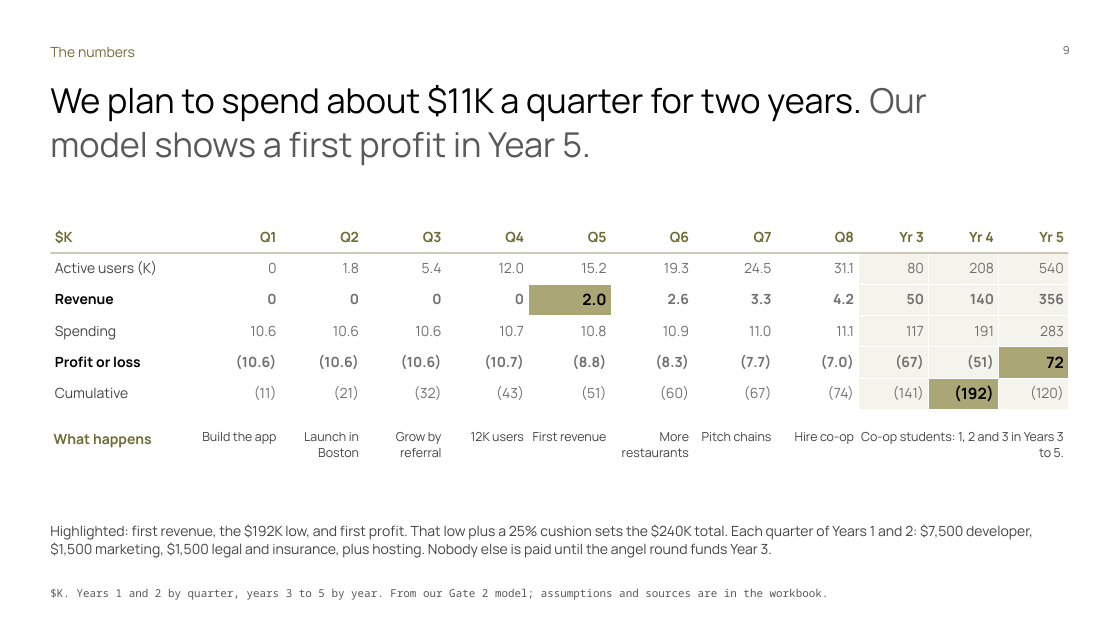
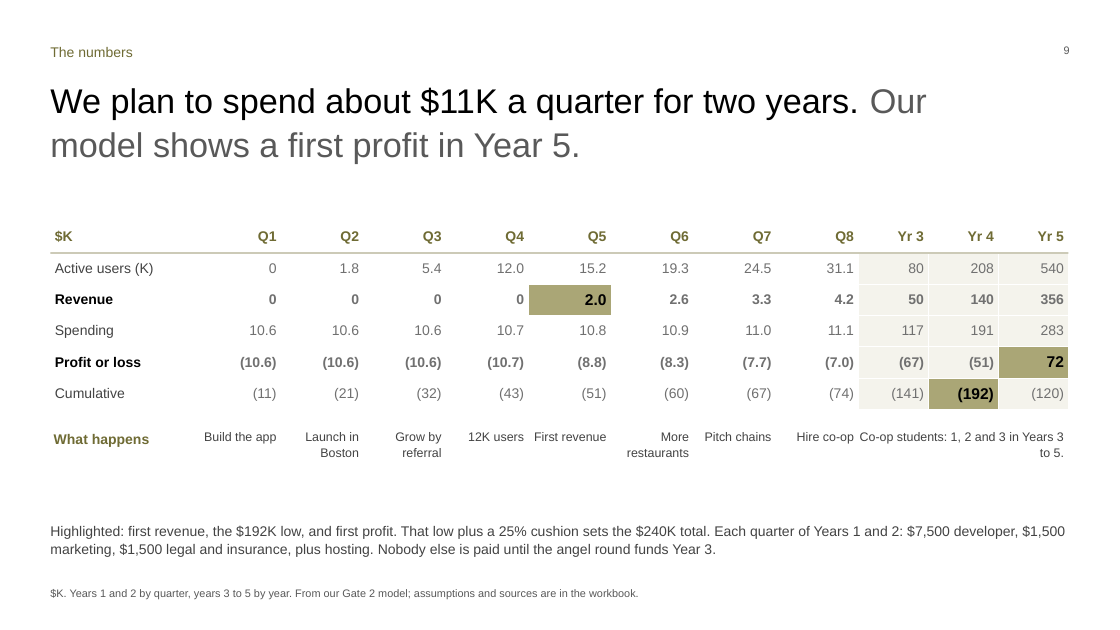
Before and after one commit to Dinguusto/Alex-s-workout-app, a slide deck: slide 9 of ENTR_4501_Gate_2_deck_readable.pptx. Drawn at 1120x630 pixels with LibreOffice and Linux fonts; fonts in the diff are those of the drawing. Boxes give left, top, right and bottom in pixels: in the first picture for what was removed or moved away, otherwise in the second. Text is boxed around its words. In the diff, an @@ line names an element or a change of style, - is before the commit and + after.

```diff
--- a/ENTR_4501_Gate_2_deck_readable.pptx
+++ b/ENTR_4501_Gate_2_deck_readable.pptx
@@ table at bbox=[50, 221, 1067, 406] @@
@@ font Manrope to Arial @@
@@ font Manrope to Arial in 14 elements at bbox=[50, 47, 132, 57], bbox=[1064, 46, 1070, 54], bbox=[50, 87, 927, 163], bbox=[54, 434, 150, 447], bbox=[204, 432, 277, 444], bbox=[305, 432, 359, 457], bbox=[395, 432, 441, 457], bbox=[468, 432, 524, 441], bbox=[534, 432, 607, 441], bbox=[627, 432, 689, 457], bbox=[705, 432, 772, 441], bbox=[797, 432, 854, 444], bbox=[860, 432, 1064, 457], bbox=[50, 525, 1065, 557] @@
@@ text "$K. Years 1 and 2 ..." at bbox=[50, 589, 639, 599]: font Noto Sans Mono to Arial @@
```
Also in this commit, not shown: 11 other slides changed, 1 other file.
